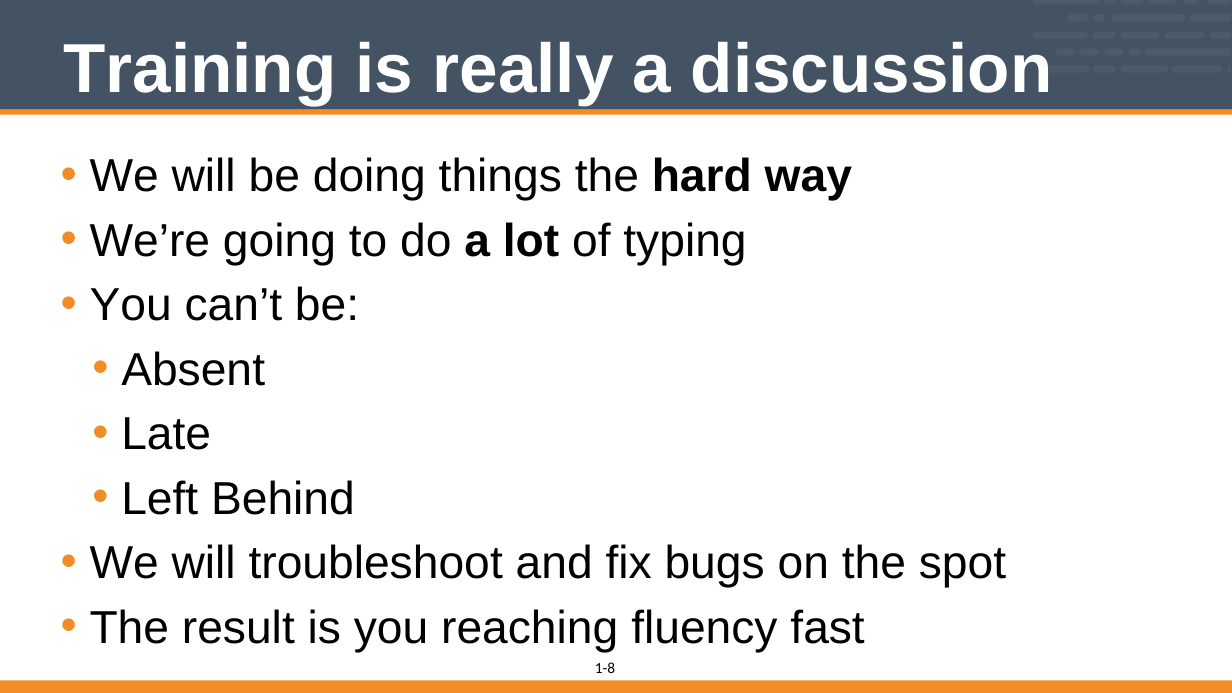
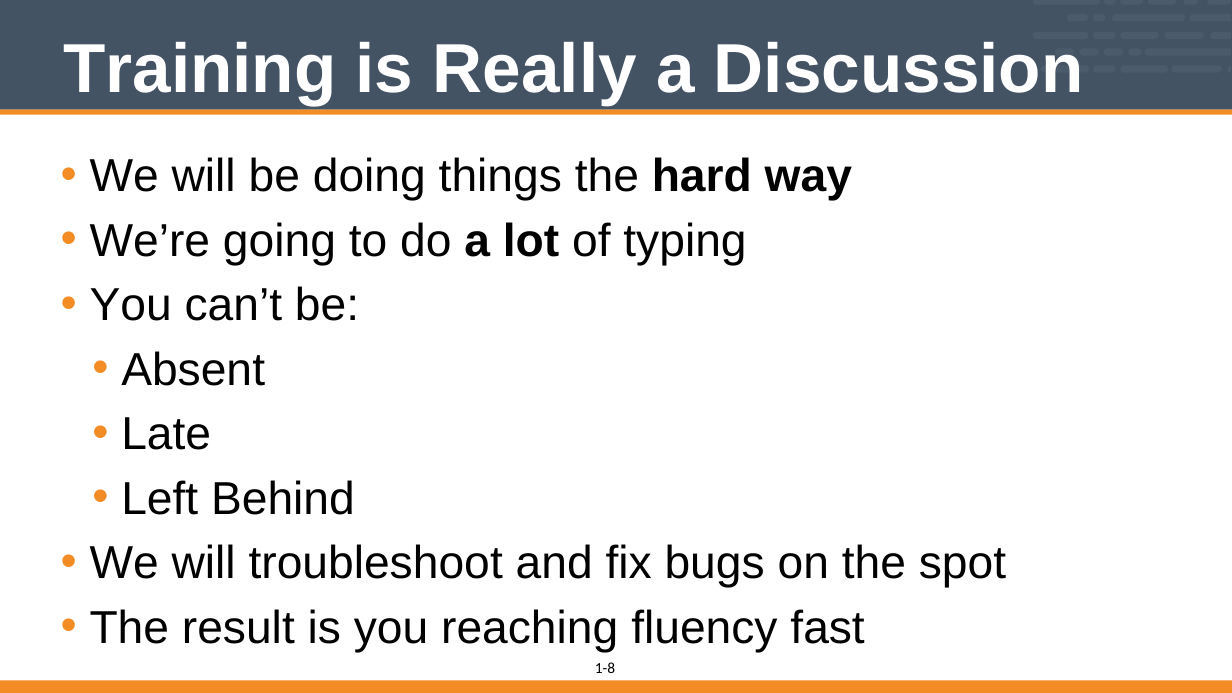
Before and after one commit to vinyar/chef-intermediate, a slide deck: slide 8 of 01-intro.pptx. Drawn at 1232x693 pixels with LibreOffice and Linux fonts; fonts in the diff are those of the drawing. Boxes give left, top, right and bottom in pixels: in the first picture for what was removed or moved away, otherwise in the second. Text is boxed around its words. In the diff, an @@ line names an element or a change of style, - is before the commit and + after.

Commit message:
Fixed font on 1-16 and title cases throughout

```diff
--- a/01-intro.pptx
+++ b/01-intro.pptx
@@ title at (64,41,1083,105): text changed @@
-Training is really a discussion
+Training is Really a Discussion
```
Also in this commit, not shown: 4 other slides changed.
